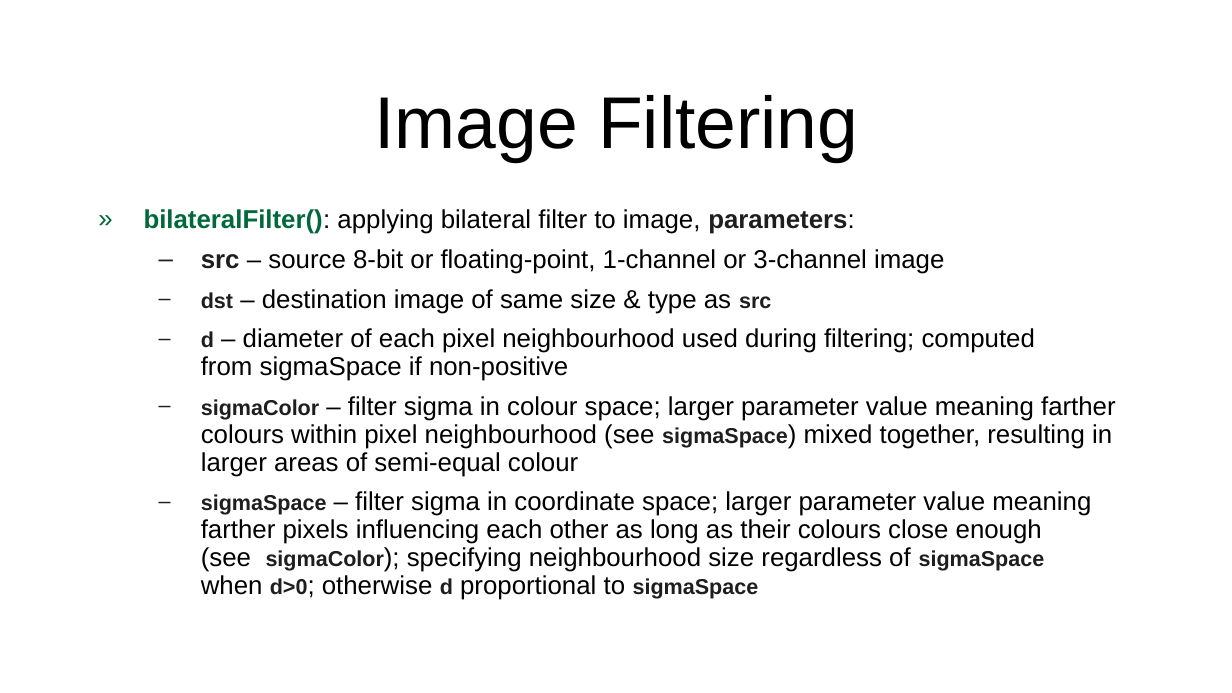
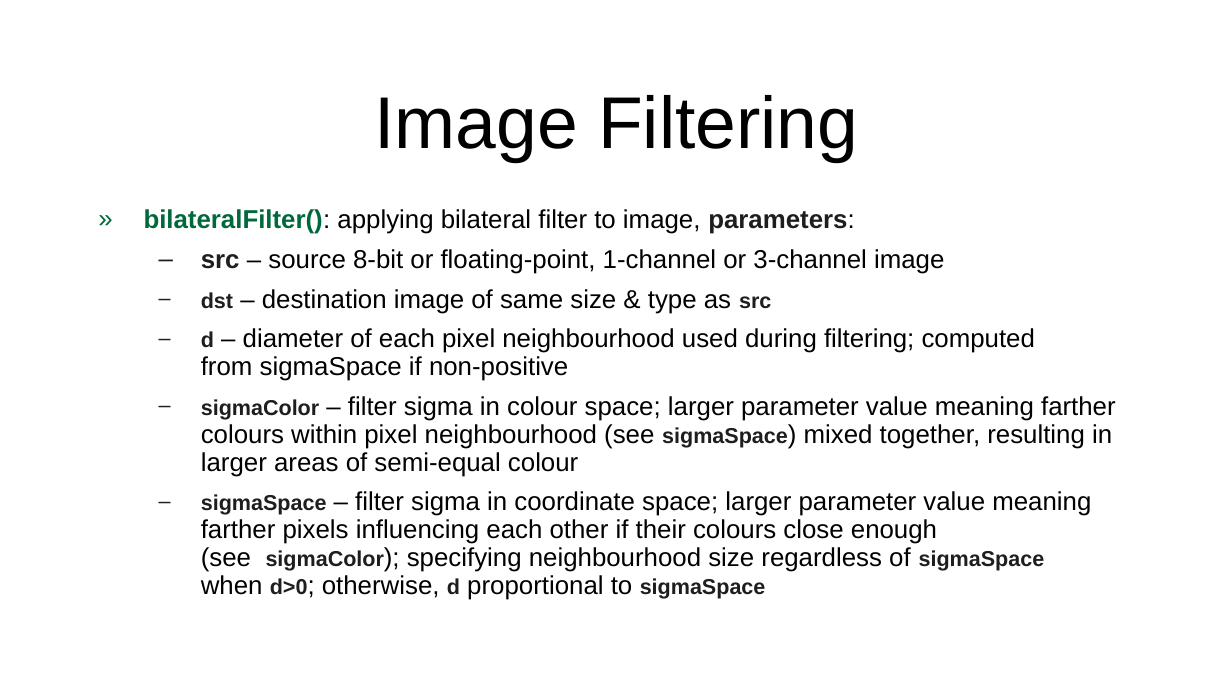
Before and after one commit to miklesz/Courses, a slide deck: slide 25 of Advanced Multimedia Information Processing and Communications/01-02 (10-11) Image Processing Software/Image Processing Software.pptx. Drawn at 1232x693 pixels with LibreOffice and Linux fonts; fonts in the diff are those of the drawing. Boxes give left, top, right and bottom in pixels: in the first picture for what was removed or moved away, otherwise in the second. Text is boxed around its words. In the diff, an @@ line names an element or a change of style, - is before the commit and + after.

```diff
--- a/Advanced Multimedia Information Processing and Communications/01-02 (10-11) Image Processing Software/Image Processing Software.pptx
+++ b/Advanced Multimedia Information Processing and Communications/01-02 (10-11) Image Processing Software/Image Processing Software.pptx
@@ text at (201,491,1091,600): text changed @@
-  – sigmaSpace – filter sigma in coordinate space; larger parameter value meaning farther pixels influencing each other as long as their colours close enough (see sigmaColor); specifying neighbourhood size regardless of sigmaSpace when d>0; otherwise d proportional to sigmaSpace
+  – sigmaSpace – filter sigma in coordinate space; larger parameter value meaning farther pixels influencing each other if their colours close enough (see sigmaColor); specifying neighbourhood size regardless of sigmaSpace when d>0; otherwise, d proportional to sigmaSpace
```
Also in this commit, not shown: 2 other slides changed, 4 other files.
